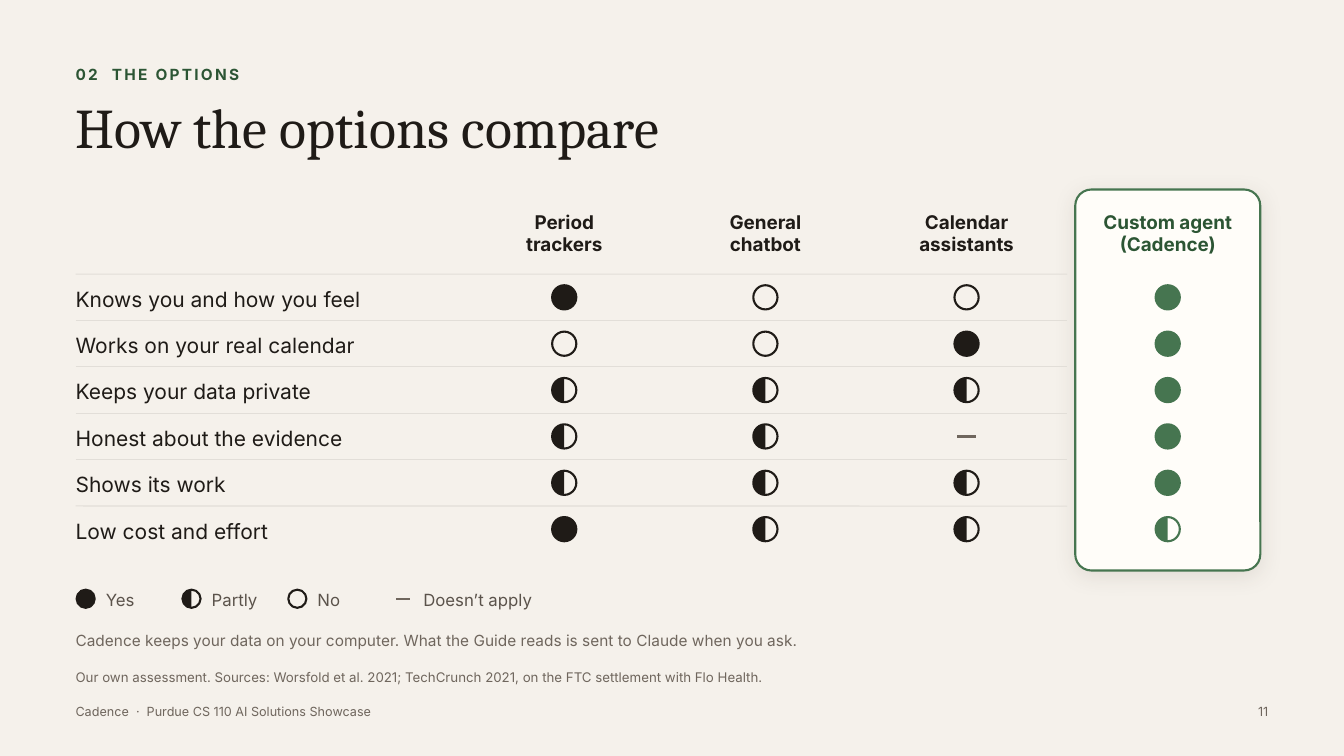
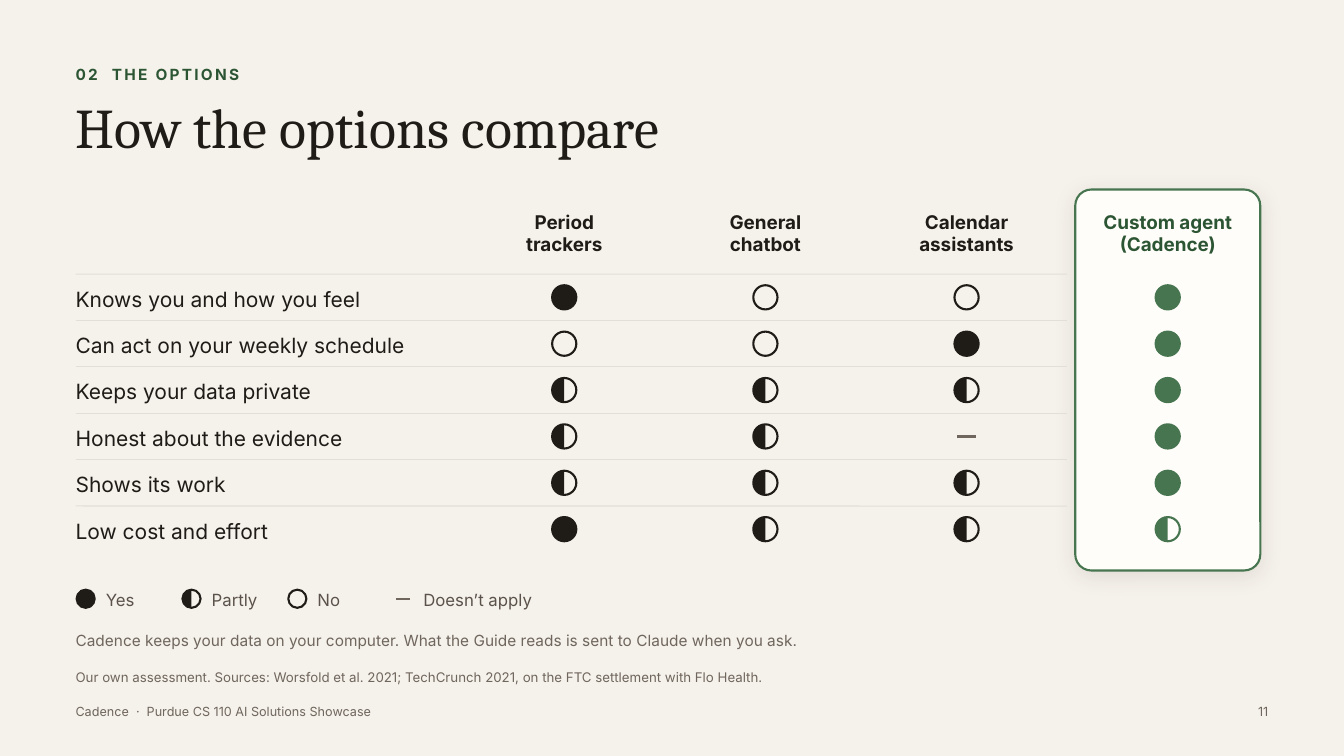
Before and after one commit to tarushvkodes/cadence, a slide deck: slide 11 of deck/Cadence-Capstone.pptx. Drawn at 1344x756 pixels with LibreOffice and Linux fonts; fonts in the diff are those of the drawing. Boxes give left, top, right and bottom in pixels: in the first picture for what was removed or moved away, otherwise in the second. Text is boxed around its words. In the diff, an @@ line names an element or a change of style, - is before the commit and + after.

```diff
--- a/deck/Cadence-Capstone.pptx
+++ b/deck/Cadence-Capstone.pptx
@@ text at (76,337,404,358): text changed @@
-Works on your real calendar
+Can act on your weekly schedule
```
Also in this commit, not shown: 2 other slides changed, 6 other files.
